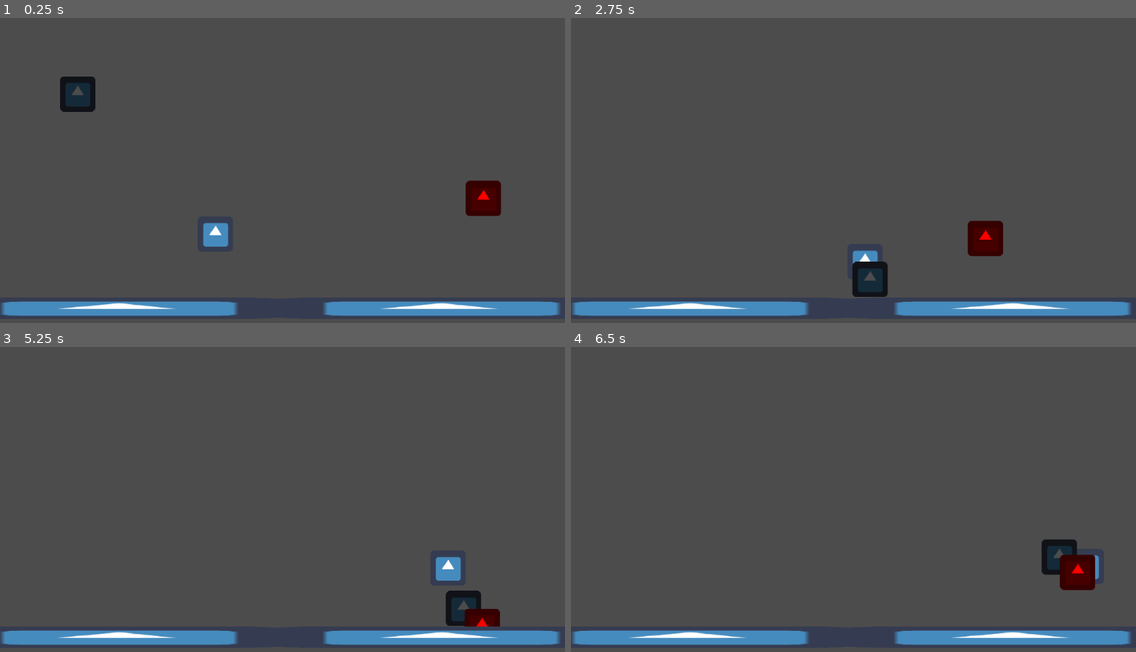
Above: before the commit, frames 1-4 (two rows, left to right).
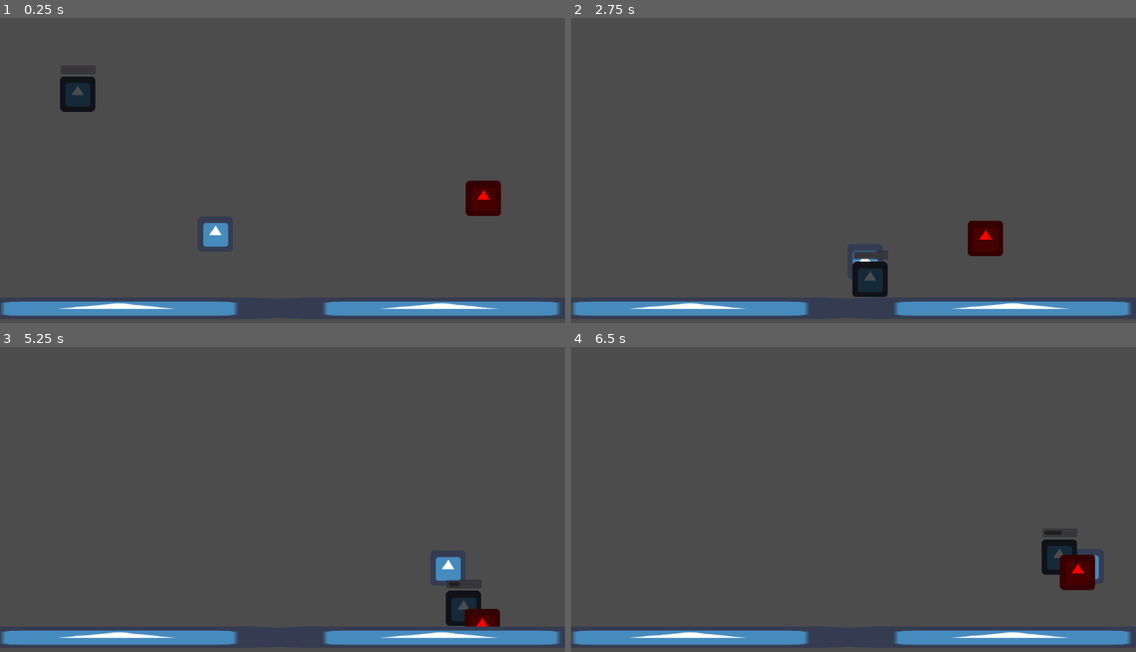
Above: after the commit, the same moments.

Repository: uspgamedev/welcome-to-your-mind
Game: Godot game, scene res://Stages/TestLevel.tscn
Same seed, same stepped clock (60 frames per second), same inputs: the game is played once before the commit and once after it. The engine's default icon, where the game draws it, is replaced by a stand-in: a white triangle on a blue panel in a dark square. Sound files missing from this copy of the repository are replaced by a short silence.
Inputs:
- Up to frame 1 (0.25 s): no input
- Up to frame 2 (2.75 s): hold Right (ui_right) 0.53-2.03 s; tap Up (ui_up) at 0.77, 1.52 s; hold Left (ui_left) from 2.03 s (still down)
- Up to frame 3 (5.25 s): release Left (ui_left) at 2.78 s; hold Right (ui_right) 2.78-4.28 s; tap Up (ui_up) at 3.02, 3.77, 4.52 s; hold Left (ui_left) 4.28-5.03 s; hold Right (ui_right) from 5.03 s (still down)
- Up to frame 4 (6.5 s): release Right (ui_right) at 5.78 s; hold Left (ui_left) from 5.78 s (still down); tap Up (ui_up) at 6.02 s

The runs differ from the first frame. In frame 1, less than 0.1% of the frame differs, in the area x 10-17%, y 15-19%; in frame 2, 0.1%, in the area x 49-56%, y 76-80%; in frame 3, less than 0.1%; in frame 4, less than 0.1%.

Commit message:
Add background sound and player's death

Diff:
--- a/Player/Player.gd
+++ b/Player/Player.gd
@@ -14,6 +14,11 @@
 var shake_counter = 0
 var triggers = []
 
+onready var timer = get_node("Timer")
+onready var timerbar = get_node("ProgressBar")
+
+func ready():
+	timerbar.value = 0
 
 func get_input():
 	direction = Vector2()
@@ -26,6 +31,10 @@
 
 	if Input.is_action_pressed('ui_up') and can_jump and is_on_floor():
 		velocity.y = -JUMP_POWER
+
+func _process(delta):
+	if not timer.is_stopped():
+		timerbar.value = timer.wait_time - timer.time_left
 
 
 func _physics_process(delta):
@@ -63,6 +72,8 @@
 		return
 	var trig = triggers.pop_back()
 	trig.shaked_off()
+	timer.stop()
+	timerbar.value = 0
 
 func add_trigger(trigger):
 	var pos = trigger.get_position() - get_position()
@@ -70,3 +81,10 @@
 	trigger.set_position(pos)
 	add_child(trigger)
 	triggers.append(trigger)
+	timer.start()
+
+func die():
+    get_tree().change_scene("res://Stages/TestLevel.tscn")
+
+func _on_Timer_timeout():
+	self.die()
--- a/Player/Player.tscn
+++ b/Player/Player.tscn
@@ -9,7 +9,7 @@
 radius = 22.0
 height = 20.0
 
-[node name="Player" type="KinematicBody2D" groups=[
+[node name="Player" type="KinematicBody2D" index="0" groups=[
 "Player",
 ]]
 
@@ -38,4 +38,39 @@
 one_shot = false
 autostart = false
 
+[node name="Timer" type="Timer" parent="." index="3"]
+
+process_mode = 1
+wait_time = 5.0
+one_shot = false
+autostart = false
+
+[node name="ProgressBar" type="ProgressBar" parent="." index="4"]
+
+anchor_left = 0.0
+anchor_top = 0.0
+anchor_right = 0.0
+anchor_bottom = 0.0
+margin_left = -31.0
+margin_top = -52.0
+margin_right = 33.0
+margin_bottom = -36.0
+rect_pivot_offset = Vector2( 0, 0 )
+rect_clip_content = false
+mouse_filter = 0
+mouse_default_cursor_shape = 0
+size_flags_horizontal = 1
+size_flags_vertical = 0
+min_value = 0.0
+max_value = 5.0
+step = 1.0
+page = 0.0
+value = 0.0
+exp_edit = false
+rounded = false
+percent_visible = false
+_sections_unfolded = [ "Percent" ]
+
 [connection signal="timeout" from="ShakeTimer" to="." method="_on_ShakeTimer_timeout"]
+
+[connection signal="timeout" from="Timer" to="." method="_on_Timer_timeout"]
--- /dev/null
+++ b/Stages/TestLevel.gd
@@ -0,0 +1,18 @@
+extends Node
+
+# class member variables go here, for example:
+# var a = 2
+# var b = "textvar"
+onready var ASP = get_node("AudioStreamPlayer2D")
+
+func _ready():
+	ASP.play()
+
+#func _process(delta):
+#	# Called every frame. Delta is time since last frame.
+#	# Update game logic here.
+#	pass
+
+
+func _on_AudioStreamPlayer2D_finished():
+	ASP.play()
--- a/Stages/TestLevel.tscn
+++ b/Stages/TestLevel.tscn
@@ -1,9 +1,11 @@
-[gd_scene load_steps=6 format=2]
+[gd_scene load_steps=8 format=2]
 
-[ext_resource path="res://Stages/Depression/Enemies/TriggerGood.tscn" type="PackedScene" id=1]
-[ext_resource path="res://Stages/Depression/Enemies/TriggerBad.tscn" type="PackedScene" id=2]
-[ext_resource path="res://Player/Player.tscn" type="PackedScene" id=3]
-[ext_resource path="res://icon.png" type="Texture" id=4]
+[ext_resource path="res://Stages/TestLevel.gd" type="Script" id=1]
+[ext_resource path="res://Stages/Depression/Enemies/TriggerGood.tscn" type="PackedScene" id=2]
+[ext_resource path="res://Stages/Depression/Enemies/TriggerBad.tscn" type="PackedScene" id=3]
+[ext_resource path="res://Player/Player.tscn" type="PackedScene" id=4]
+[ext_resource path="res://icon.png" type="Texture" id=5]
+[ext_resource path="res://Stages/b423b42.wav" type="AudioStream" id=6]
 
 [sub_resource type="RectangleShape2D" id=1]
 
@@ -12,15 +14,17 @@
 
 [node name="Node" type="Node" index="0"]
 
-[node name="TriggerGood" parent="." index="0" instance=ExtResource( 1 )]
+script = ExtResource( 1 )
+
+[node name="TriggerGood" parent="." index="0" instance=ExtResource( 2 )]
 
 position = Vector2( 390.433, 400.971 )
 
-[node name="TriggerBase" parent="." index="1" instance=ExtResource( 2 )]
+[node name="TriggerBase" parent="." index="1" instance=ExtResource( 3 )]
 
 position = Vector2( 876.163, 336.46 )
 
-[node name="Player" parent="." index="2" instance=ExtResource( 3 )]
+[node name="Player" parent="." index="2" instance=ExtResource( 4 )]
 
 position = Vector2( 140.662, 66.8426 )
 
@@ -87,3 +91,16 @@
 __meta__ = {
 "_edit_lock_": true
 }
+
+[node name="AudioStreamPlayer2D" type="AudioStreamPlayer2D" parent="." index="4"]
+
+stream = ExtResource( 6 )
+volume_db = 0.0
+pitch_scale = 1.0
+autoplay = false
+max_distance = 2000.0
+attenuation = 1.0
+bus = "Master"
+area_mask = 1
+
+[connection signal="finished" from="AudioStreamPlayer2D" to="." method="_on_AudioStreamPlayer2D_finished"]
Not shown: 2 places in Stages/TestLevel.tscn that only renumber resources
Not shown, added: Stages/b423b42.wav.import
Not shown, added: Stages/b423b42.wav
